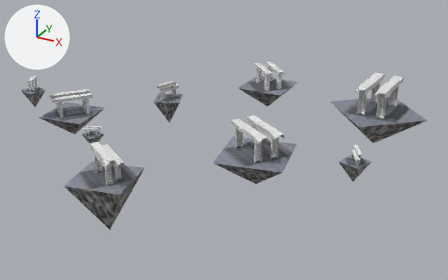
One commit to the glTF model models/islands.gltf: the scene before it, then after it.
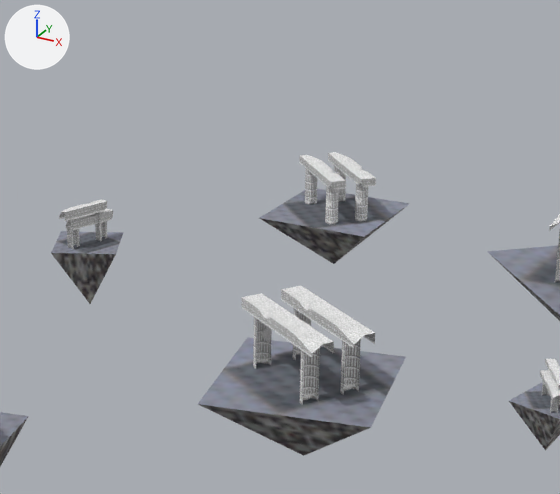
Each version is shown whole from a 50 mm camera at (436.0, -792.0, 400.0) aimed at (3.0, -4.0, 6.0), then close up on the part from 30% to 80% of the width and 0% to 71% of the height. Arrows for +X, +Y and +Z are at upper left; the lights stay in place. Where no turn or scale is listed for an object, it has been applied to the vertices.

The first close-up shows 'LLL.004', 'LLL.005', 'LLL.008', 'LLL.019', 'LLL.020', 'LLL.022', 'LLL.023', 'Room_1.040', 'Room_1.041'.
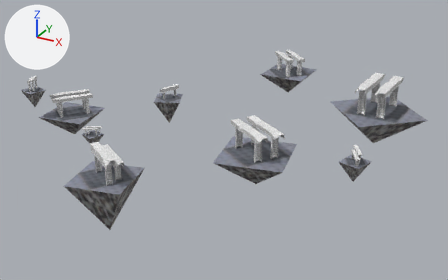
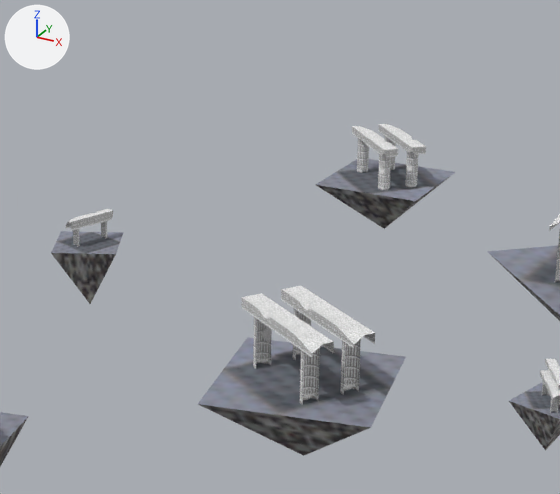
Where the change shows, as pixel boxes [x1, y1, x2, y2] in the close-ups (560 x 494 px):
'LLL.004', moved: before [260, 189, 409, 264]; after [315, 159, 455, 229]
'LLL.008', moved: before [299, 152, 376, 224]; after [352, 124, 426, 190]
'Room_1.041', deleted: before [59, 199, 107, 249]
    faces in mat_nemumat273_002 (picture img_27a7be51_c): [59, 201, 107, 221]
    faces in mat_nemumat16_002 (picture img_3b51f19d_c): [67, 212, 102, 249]
    faces in mat_nemumat113_002 (picture img_3bf84032_c): [60, 199, 106, 236]

Edits to the bpy script that builds the scene:
```text
Change ob_lll_004:
    ob_lll_004.location: (0.0, 164.6, 38.7) -> (1.2, 253.3, 38.7)
Change ob_lll_008:
    ob_lll_008.location: (0.0, 164.6, 38.7) -> (1.2, 253.3, 38.7)
Remove ob_room_1_041:
    ob_room_1_041 = bpy.data.objects.new('Room_1.041', me_room_1_016)
    ob_room_1_041.location = (-158.7, 80.6, 40.0)
```
